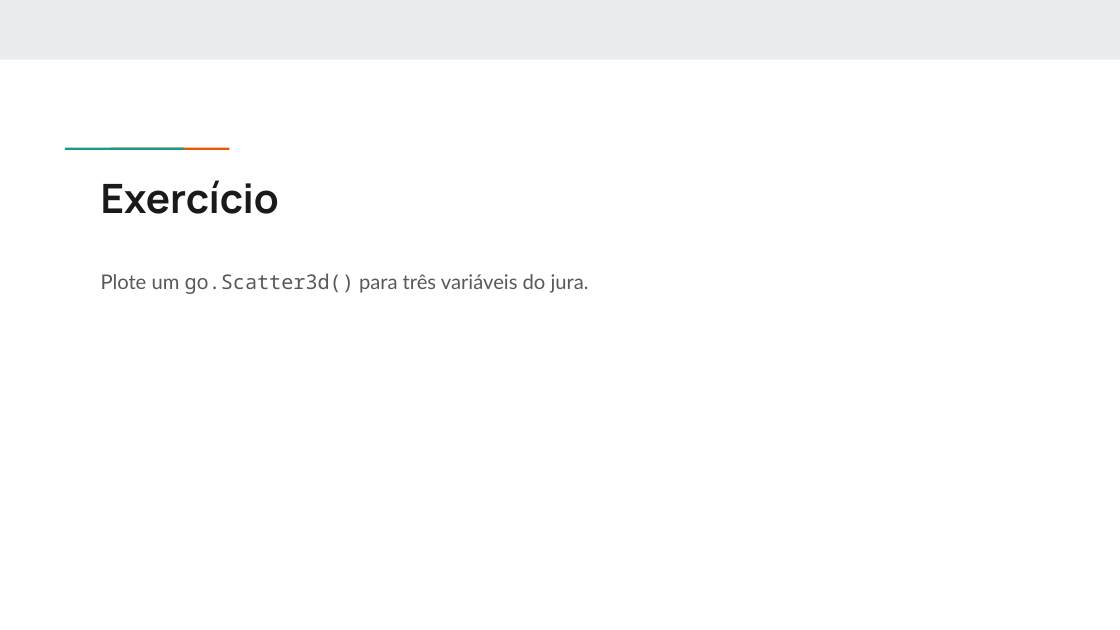
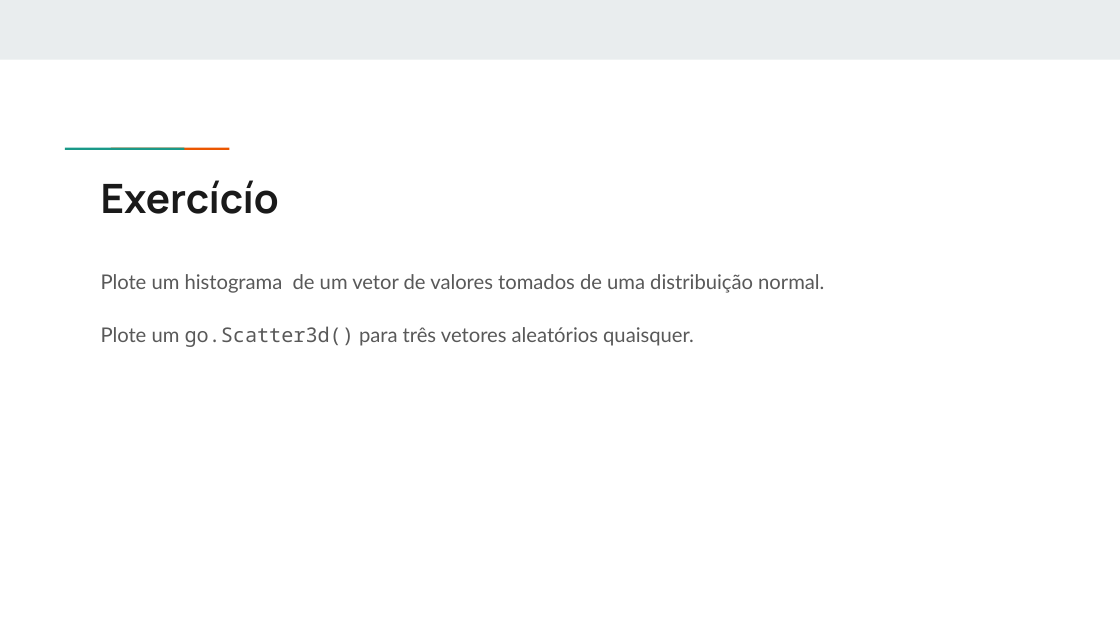
Before and after one commit to robertorolo/curso_python_aplicado_a_geoestatistica, a slide deck: slide 32 of Slides/07 - plotagem.pptx (slide 33 before the commit). Drawn at 1120x630 pixels with LibreOffice and Linux fonts; fonts in the diff are those of the drawing. Boxes give left, top, right and bottom in pixels: in the first picture for what was removed or moved away, otherwise in the second. Text is boxed around its words. In the diff, an @@ line names an element or a change of style, - is before the commit and + after.

```diff
--- a/Slides/07 - plotagem.pptx
+++ b/Slides/07 - plotagem.pptx
@@ title at [101,180,279,214]: text changed @@
-Exercício
+Exercícío
@@ text at [101,274,824,347]: text changed @@
-Plote um go.Scatter3d() para três variáveis do jura.
+Plote um histograma de um vetor de valores tomados de uma distribuição normal.
+Plote um go.Scatter3d() para três vetores aleatórios quaisquer.
```
Also in this commit, not shown: 2 other slides changed, 1 slide removed.
